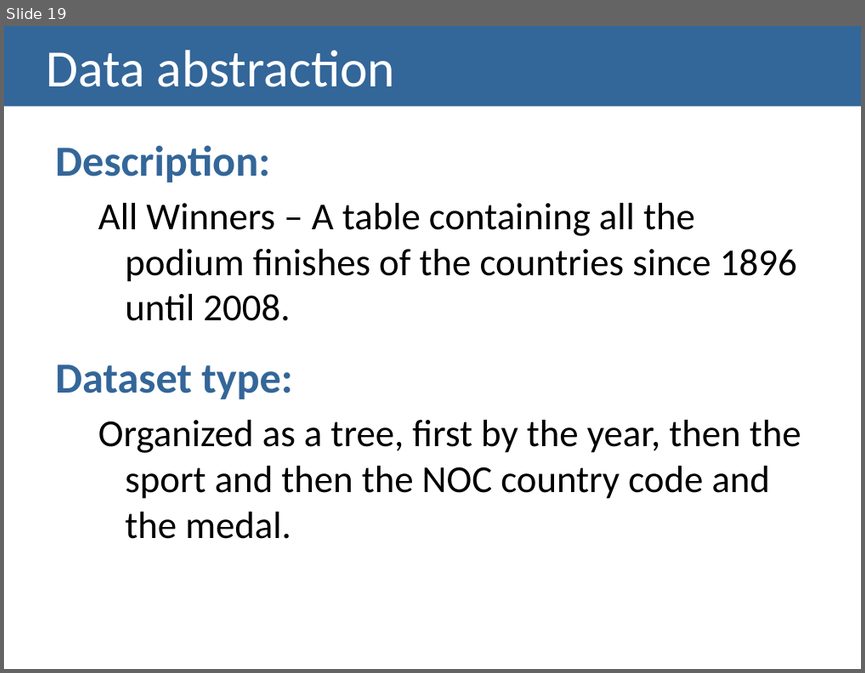
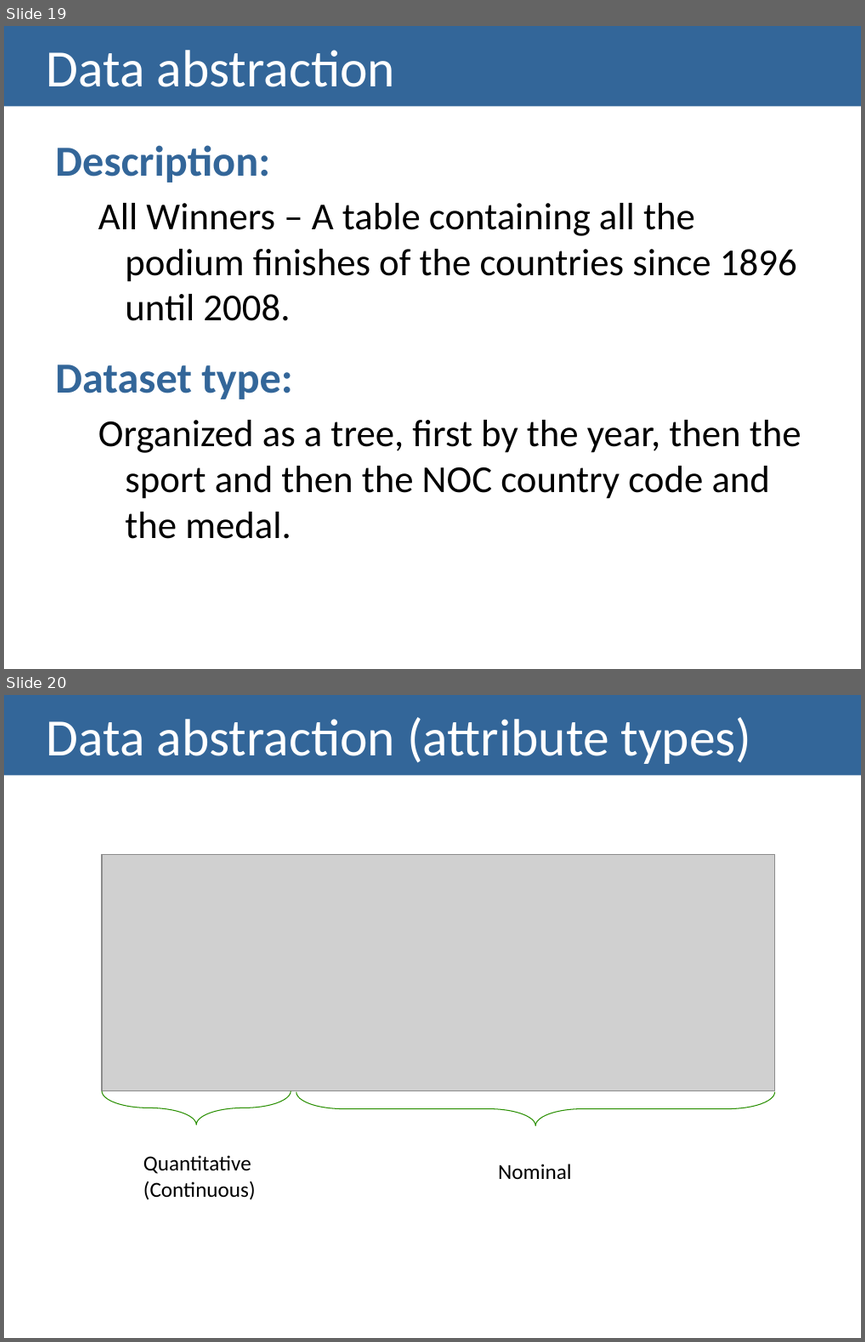
Before and after one commit to carboned4/V_I_2015_1, a slide deck: checkpoint2/G01A - Checkpoint2 Presentation.pptx. Shown one above the other, each under a label of ours: slide 19 before the commit, slides 19 and 20 after it. The pictures are 865x673 and 865x1342 pixels, drawn with LibreOffice and Linux fonts; fonts in the diff are those of the drawing; grey boxes stand for pictures. Boxes give left, top, right and bottom in pixels: in the first picture for what was removed or moved away, otherwise in the second. Text is boxed around its words. In the diff, an @@ line names an element or a change of style, - is before the commit and + after.

```diff
--- a/checkpoint2/G01A - Checkpoint2 Presentation.pptx
+++ b/checkpoint2/G01A - Checkpoint2 Presentation.pptx
@@ slide 20 added at (x1=4, y1=695, x2=861, y2=1338), background #FFFFFF @@
@@ title added at (x1=4, y1=695, x2=861, y2=776), fill #336699, 44 pt, text #FFFFFF @@
+Data abstraction (attribute types)
@@ picture added at (x1=102, y1=854, x2=774, y2=1091) @@
@@ right brace added at (x1=102, y1=1090, x2=290, y2=1124), outline #299000 0.75 pt @@
@@ right brace added at (x1=296, y1=1092, x2=775, y2=1126), outline #299000 0.75 pt @@
@@ text added at (x1=143, y1=1155, x2=256, y2=1200), 18 pt, text #000000 @@
+Quantitative
+(Continuous)
@@ text added at (x1=498, y1=1163, x2=571, y2=1179), 18 pt, text #000000 @@
+Nominal
```
Also in this commit, not shown: 1 slide changed, 12 other slides added, 1 slide removed.
